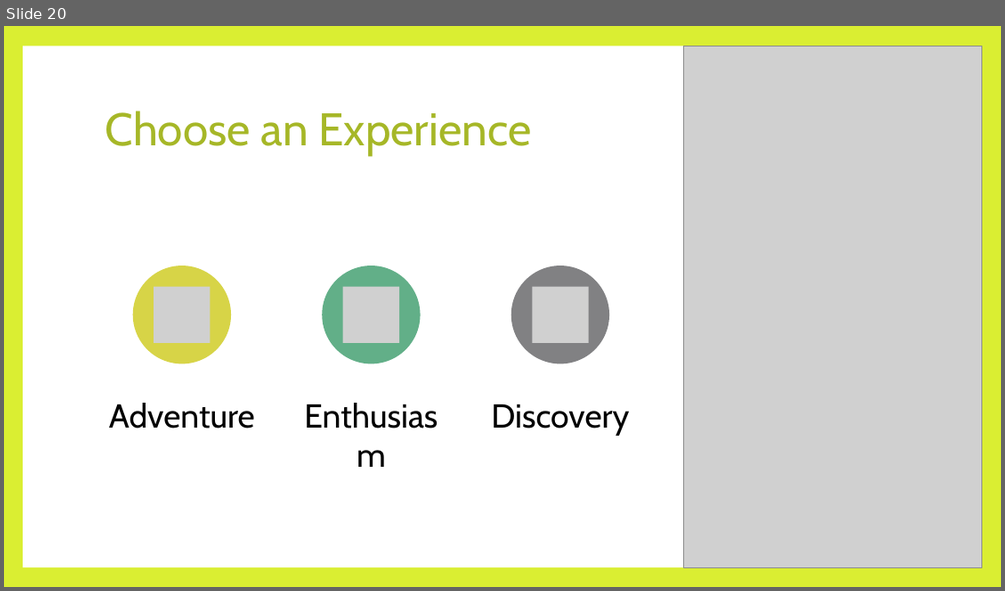
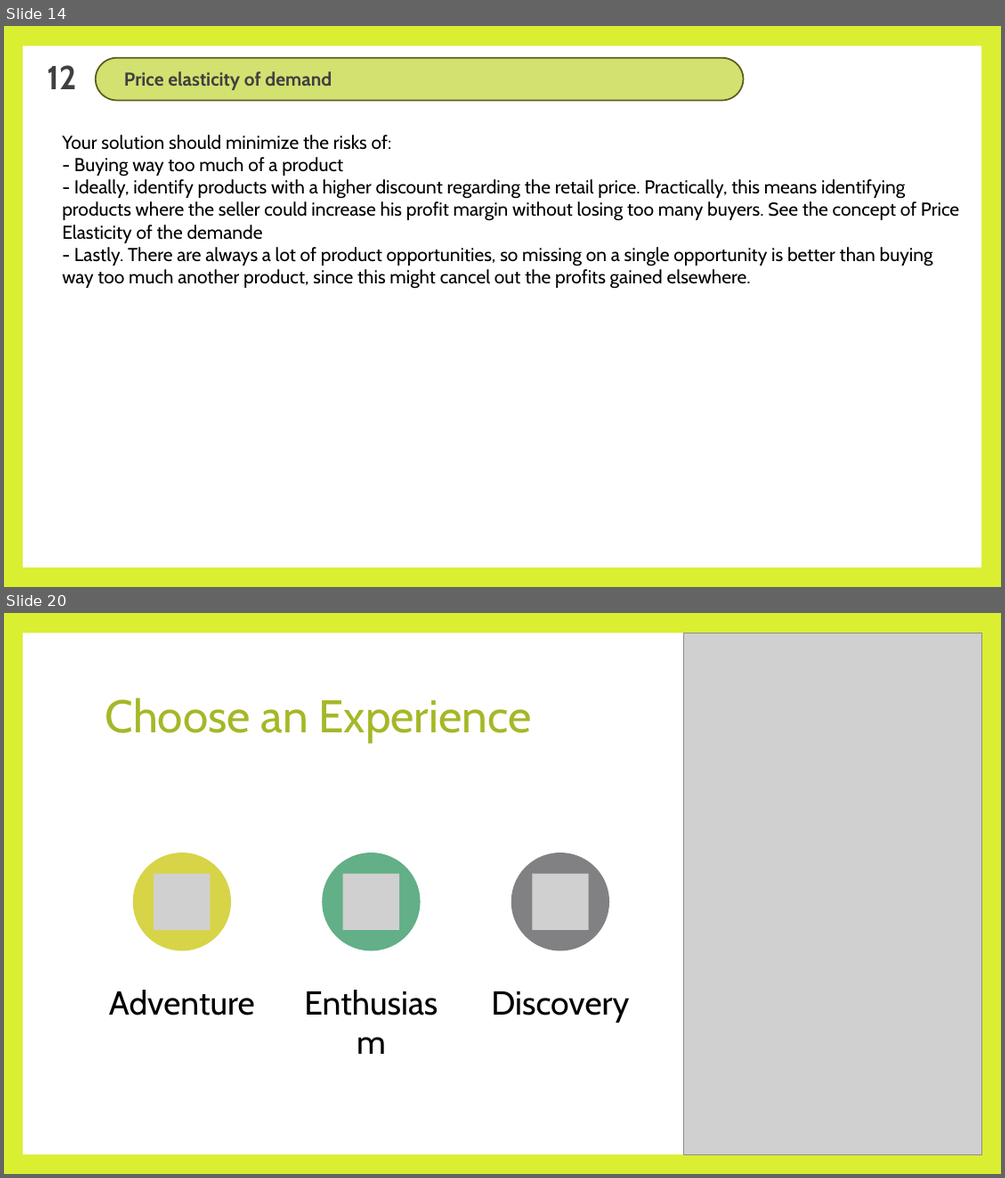
Before and after one commit to SpringNuance/Business-Intelligence, a slide deck: Power BI Assignment/Business Intelligence_Power BI Assignment Report.pptx. Shown one above the other, each under a label of ours: slide 20 before the commit, slides 14 and 20 after it; the slides between them are not shown. The pictures are 1005x591 and 1005x1178 pixels, drawn with LibreOffice and Linux fonts; fonts in the diff are those of the drawing; grey boxes stand for pictures. Boxes give left, top, right and bottom in pixels: in the first picture for what was removed or moved away, otherwise in the second. Text is boxed around its words. In the diff, an @@ line names an element or a change of style, - is before the commit and + after.

```diff
--- a/Power BI Assignment/Business Intelligence_Power BI Assignment Report.pptx
+++ b/Power BI Assignment/Business Intelligence_Power BI Assignment Report.pptx
@@ slide 14 added at box(4, 26, 1001, 587), background #DAEE32; not listed: 1 template element that a slide beside it also shows @@
@@ text added at box(47, 65, 77, 89), 32 pt, text #404040, bold @@
+12
@@ rounded rectangle added at box(96, 58, 743, 101), fill #D3E171, outline #5E5D1F 1.5 pt, 18 pt, text #404040, bold @@
+Price elasticity of demand
@@ text added at box(62, 135, 959, 289), 18 pt, text #000000 @@
+Your solution should minimize the risks of:
+- Buying way too much of a product
+- Ideally, identify products with a higher discount regarding the retail price. Practically, this means identifying products where the seller could increase his profit margin without losing too many buyers. See the concept of Price Elasticity of the demande
+- Lastly. There are always a lot of product opportunities, so missing on a single opportunity is better than buying way too much another product, since this might cancel out the profits gained elsewhere.
```
Also in this commit, not shown: 6 slides changed, 11 other slides added, 12 slides removed, 7 other files.
